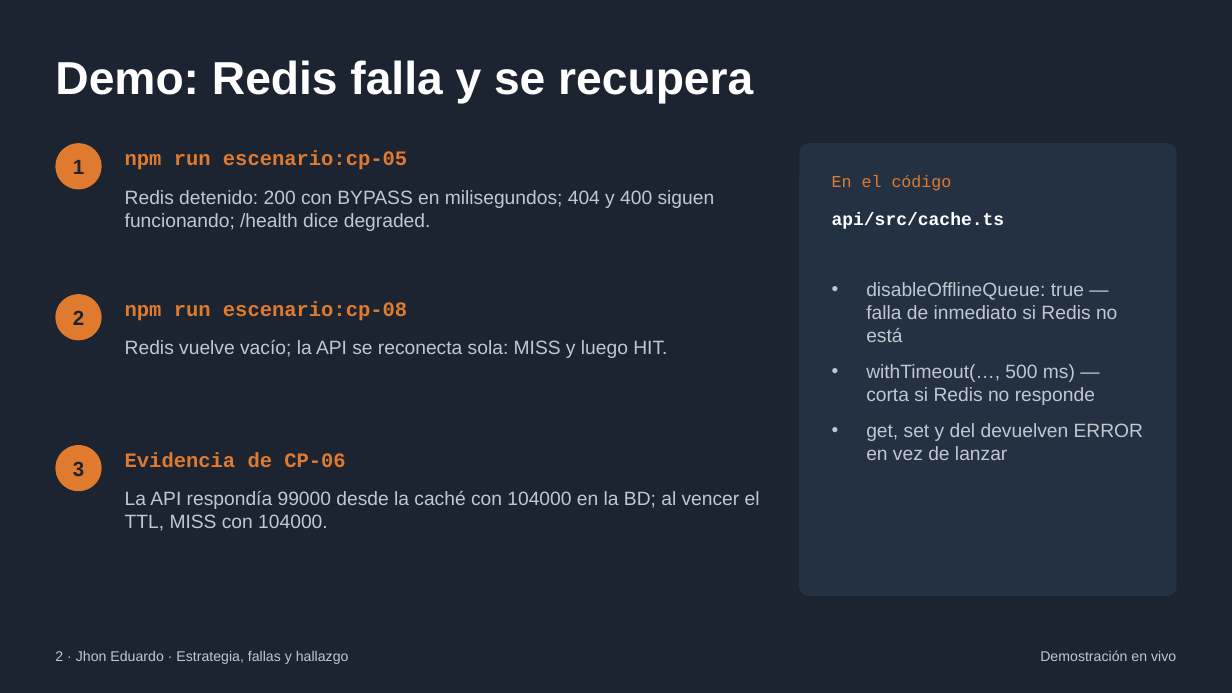
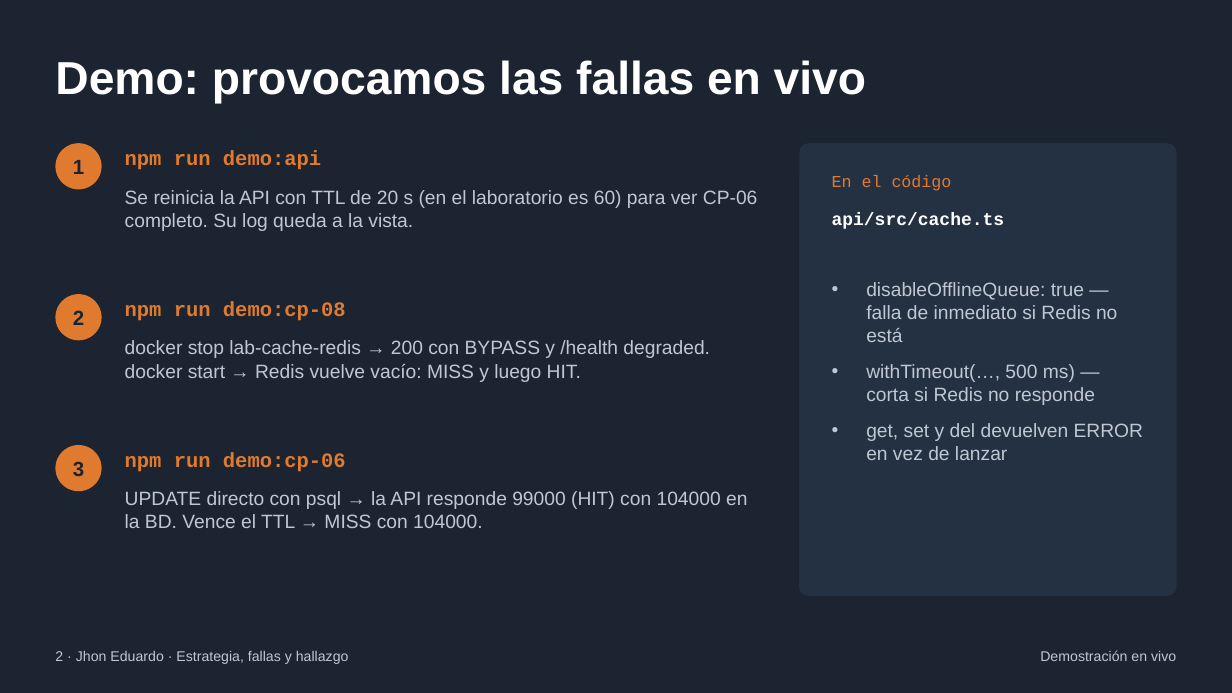
Before and after one commit to SebastianVillaC/lab-cache, a slide deck: slide 8 of docs/presentacion/presentacion-cache.pptx (slide 10 before the commit). Drawn at 1232x693 pixels with LibreOffice and Linux fonts; fonts in the diff are those of the drawing. Boxes give left, top, right and bottom in pixels: in the first picture for what was removed or moved away, otherwise in the second. Text is boxed around its words. In the diff, an @@ line names an element or a change of style, - is before the commit and + after.

```diff
--- a/docs/presentacion/presentacion-cache.pptx
+++ b/docs/presentacion/presentacion-cache.pptx
@@ title at (55,60,866,104): text changed @@
-Demo: Redis falla y se recupera
+Demo: provocamos las fallas en vivo
@@ text at (125,150,321,170): text changed @@
-npm run escenario:cp-05
+npm run demo:api
@@ text at (125,190,758,231): text changed @@
-Redis detenido: 200 con BYPASS en milisegundos; 404 y 400 siguen funcionando; /health dice degraded.
+Se reinicia la API con TTL de 20 s (en el laboratorio es 60) para ver CP-06 completo. Su log queda a la vista.
@@ text at (125,301,346,321): text changed @@
-npm run escenario:cp-08
+npm run demo:cp-08
@@ text at (125,340,710,382): text changed @@
-Redis vuelve vacío; la API se reconecta sola: MISS y luego HIT.
+docker stop lab-cache-redis → 200 con BYPASS y /health degraded. docker start → Redis vuelve vacío: MISS y luego HIT.
@@ text at (125,452,346,472): text changed @@
-Evidencia de CP-06
+npm run demo:cp-06
@@ text at (125,491,747,528): text changed @@
-La API respondía 99000 desde la caché con 104000 en la BD; al vencer el TTL, MISS con 104000.
+UPDATE directo con psql → la API responde 99000 (HIT) con 104000 en la BD. Vence el TTL → MISS con 104000.
```
Also in this commit, not shown: 1 other slide changed, 3 slides removed, 11 other files.
